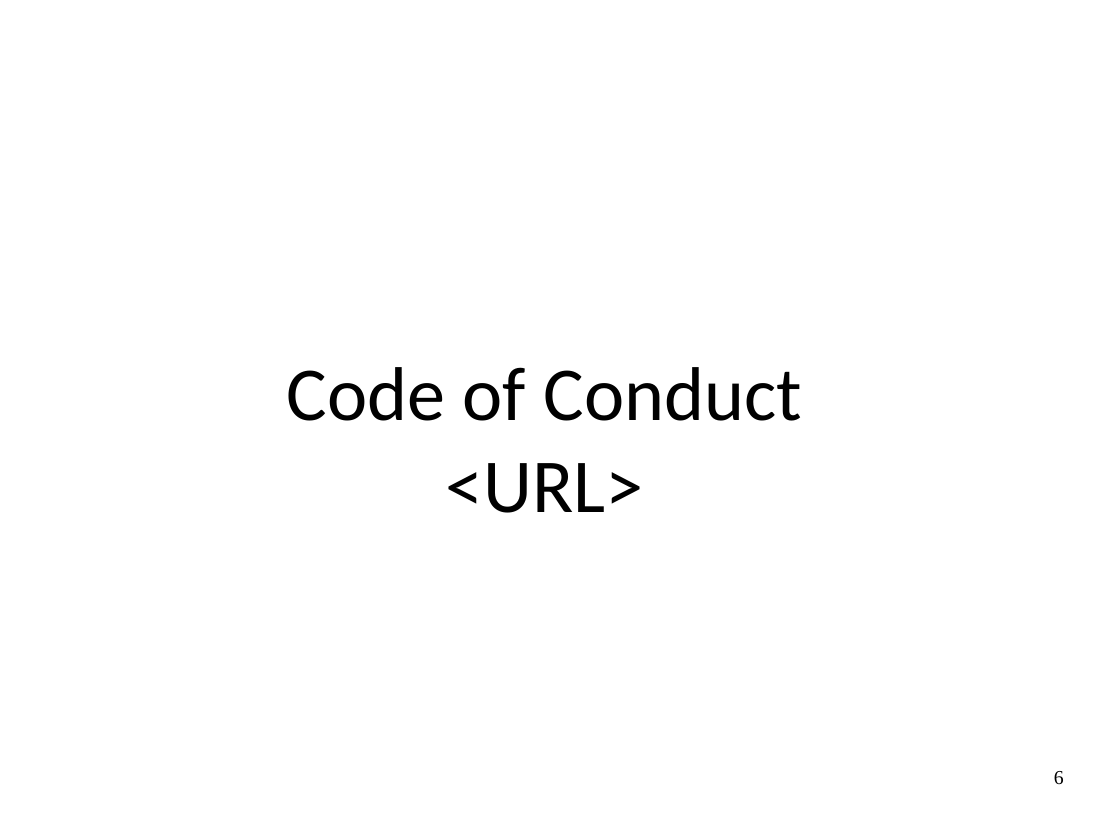
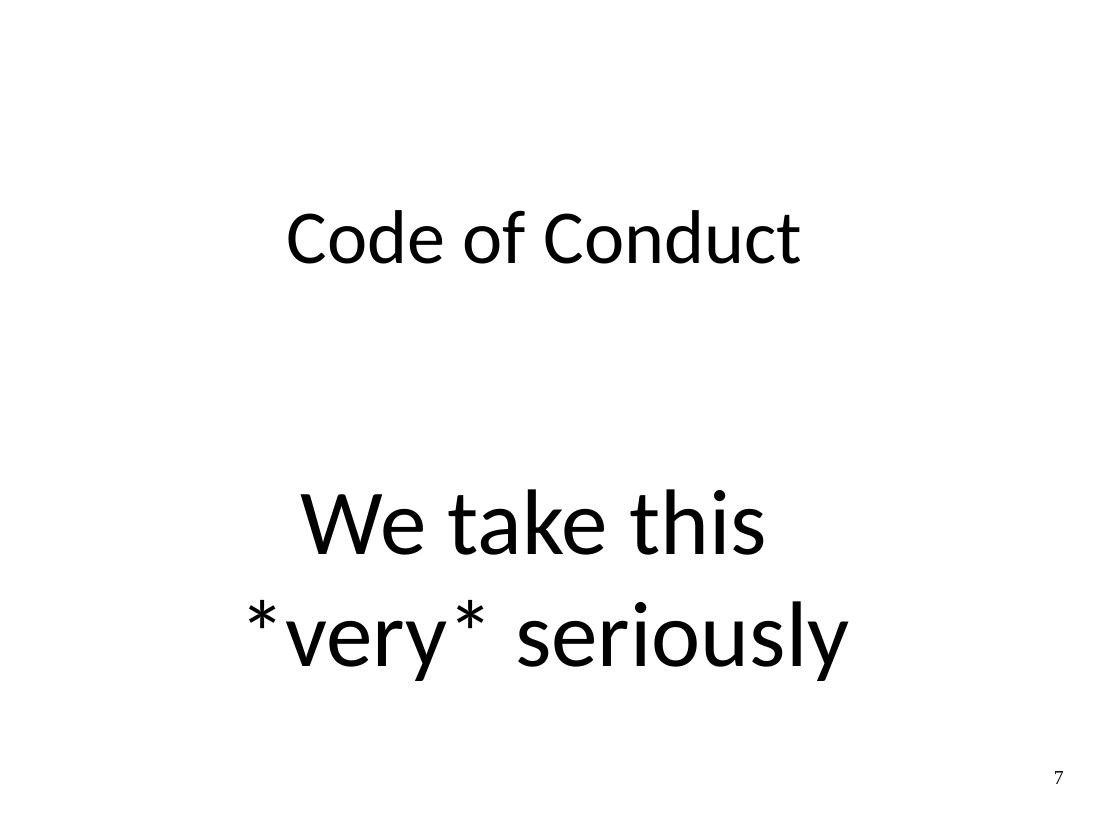
Before and after one commit to JRMeyer/kyrgyz-voice-hackathon, a slide deck: slide 7 of slides/hackathon-intro.odp (slide 6 before the commit). Drawn at 1120x840 pixels with LibreOffice and Linux fonts; fonts in the diff are those of the drawing. Boxes give left, top, right and bottom in pixels: in the first picture for what was removed or moved away, otherwise in the second. Text is boxed around its words. In the diff, an @@ line names an element or a change of style, - is before the commit and + after.

```diff
--- a/slides/hackathon-intro.odp
+++ b/slides/hackathon-intro.odp
@@ subtitle at [239,489,849,681]: text changed; size 54 to 66 pt @@
-<URL>
+We take this
+*very* seriously
@@ page number at [1054,771,1064,784]: text changed @@
-6
+7
```
Also in this commit, not shown: 4 slides added, 2 slides removed, 5 other files.
